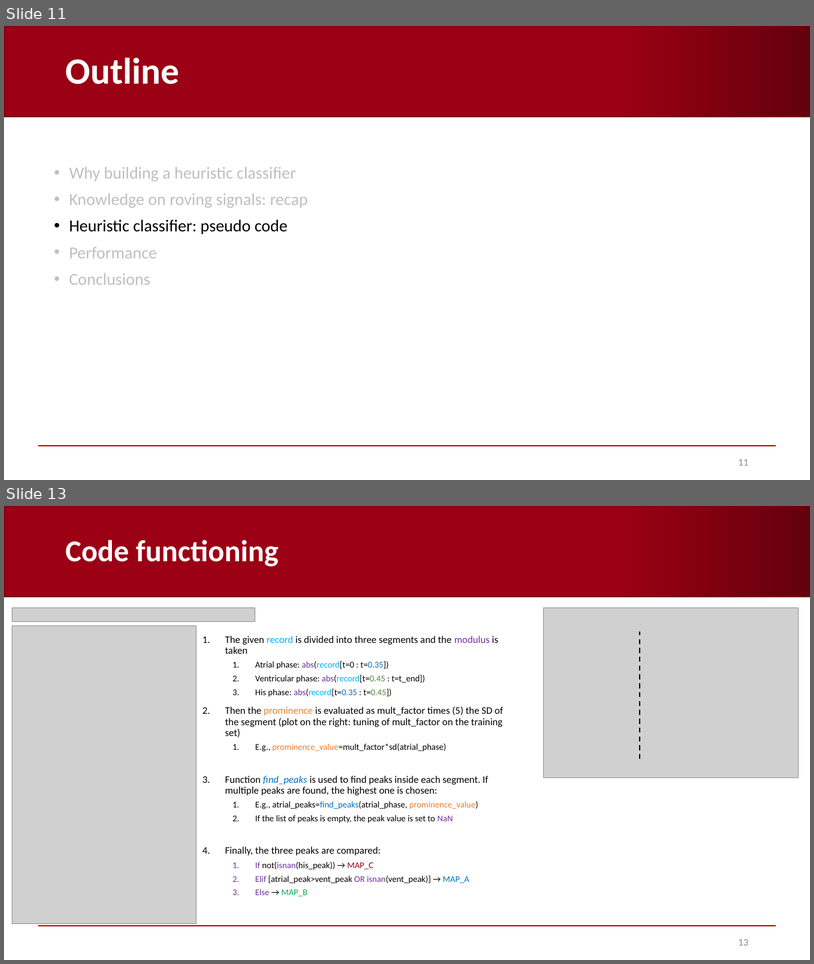
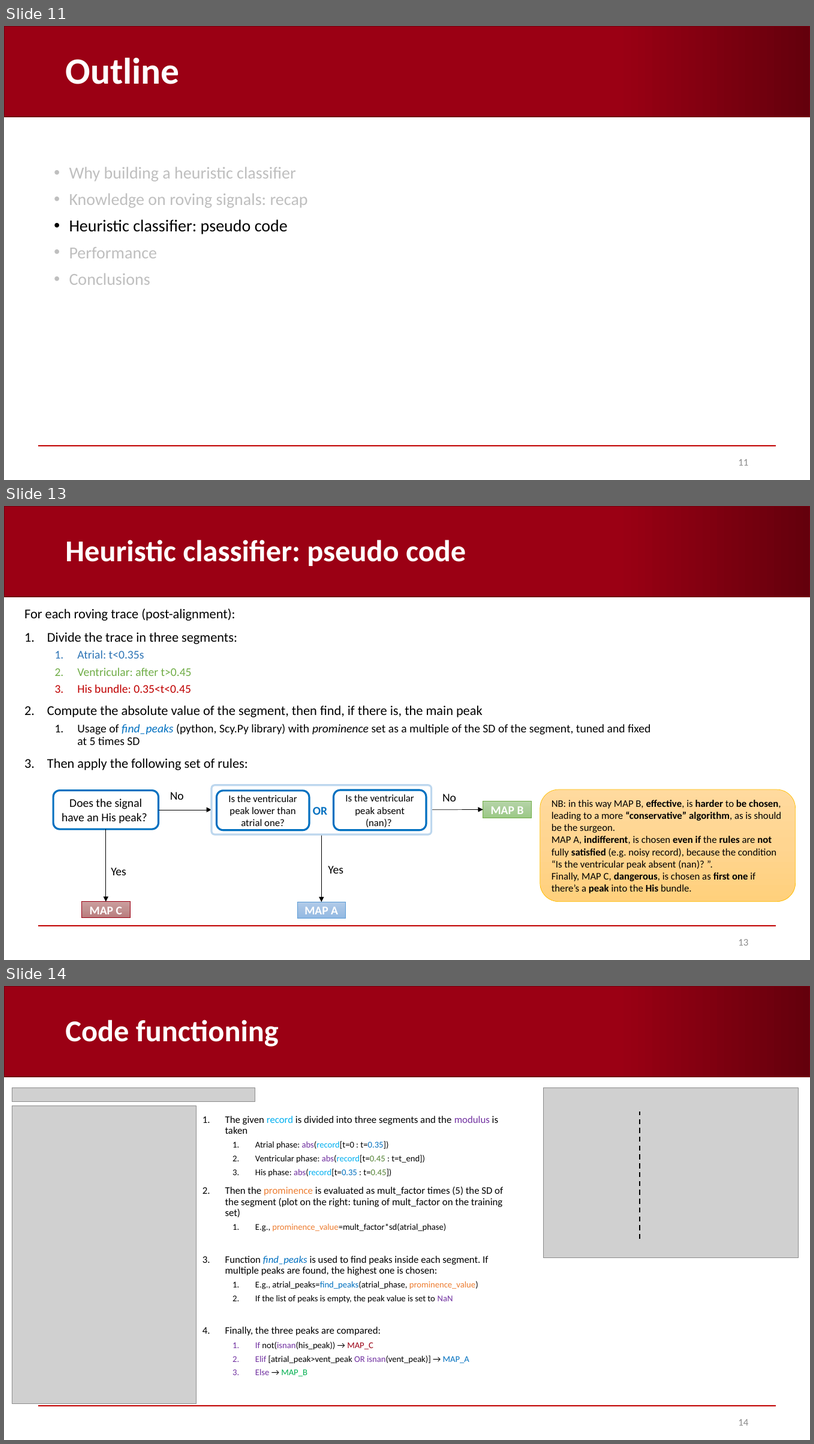
Before and after one commit to AndreaCorrado00/Tesi_magistrale_Corrado_Andrea, a slide deck: Documentation/5. Heuristic classifier.pptx. Shown one above the other, each under a label of ours: slides 11 and 13 before the commit, slides 11, 13 and 14 after it; the slides between them are not shown. The pictures are 814x964 and 814x1444 pixels, drawn with LibreOffice and Linux fonts; fonts in the diff are those of the drawing; grey boxes stand for pictures; background and template pictures are left out. Boxes give left, top, right and bottom in pixels: in the first picture for what was removed or moved away, otherwise in the second. Text is boxed around its words. In the diff, an @@ line names an element or a change of style, - is before the commit and + after.

```diff
--- a/Documentation/5. Heuristic classifier.pptx
+++ b/Documentation/5. Heuristic classifier.pptx
@@ slide 13 added at [4, 506, 810, 960], background #FFFFFF; not listed: 2 template elements that a slide beside it also shows @@
@@ title added at [65, 540, 466, 566], 36 pt, text #FFFFFF, bold @@
+Heuristic classifier: pseudo code
@@ text added at [24, 609, 651, 770], 14 pt, text #000000 @@
+For each roving trace (post-alignment):
+1. Divide the trace in three segments:
+  1. Atrial: t<0.35s
+  2. Ventricular: after t>0.45
+  3. His bundle: 0.35<t<0.45
+2. Compute the absolute value of the segment, then find, if there is, the main peak
+  1. Usage of find_peaks (python, Scy.Py library) with prominence set as a multiple of the SD of the segment, tuned and fixed at 5 times SD
+3. Then apply the following set of rules:
@@ rectangle added at [449, 626, 462, 637], fill #FFFFFF, outline #FFFFFF 1 pt @@
@@ rectangle added at [366, 650, 380, 660], fill #FFFFFF, outline #FFFFFF 1 pt @@
@@ rounded rectangle added at [53, 790, 158, 829], outline #0070C0 2.25 pt, 14 pt, text #000000 @@
+Does the signal have an His peak?
@@ text added at [170, 792, 184, 799], 14 pt, text #000000 @@
+No
@@ text added at [443, 793, 456, 801], 14 pt, text #000000 @@
+No
@@ rounded rectangle added at [540, 789, 796, 901], fill gradient #FFDB9E to #FFD590 to #FFD07C, outline #FFC000 0.5 pt, 12 pt, text #000000 @@
+NB: in this way MAP B, effective, is harder to be chosen, leading to a more “conservative” algorithm, as is should be the surgeon.
+MAP A, indifferent, is chosen even if the rules are not fully satisfied (e.g. noisy record), because the condition “Is the ventricular peak absent (nan)? ”.
+Finally, MAP C, dangerous, is chosen as first one if there’s a peak into the His bundle.
@@ arrow added from (159, 810) to (212, 810), #000000 0.5 pt @@
@@ group added at [212, 785, 432, 834]: 3 rounded rectangles, 1 text @@
+Is the ventricular peak absent (nan)?
+Is the ventricular peak lower than atrial one?
+OR
@@ arrow added from (432, 810) to (483, 809), #000000 0.5 pt @@
@@ rectangle added at [483, 801, 531, 817], fill gradient #B5D5A7 to #AACE9A to #9CC987, outline #70AD47 0.5 pt, 14 pt, text #FFFFFF, bold @@
+MAP B
@@ arrow added from (106, 829) to (106, 901), #000000 0.5 pt @@
@@ arrow added from (321, 834) to (321, 901), #000000 0.5 pt @@
@@ text added at [328, 865, 344, 873], 14 pt, text #000000 @@
+Yes
@@ text added at [111, 867, 126, 875], 14 pt, text #000000 @@
+Yes
@@ rectangle added at [81, 901, 130, 918], fill gradient #CC9D9E to #C19091 to #B97C7D, outline #9B0014 0.5 pt, 14 pt, text #FFFFFF, bold @@
+MAP C
@@ rectangle added at [297, 901, 346, 918], fill gradient #B1CBE9 to #A3C1E5 to #93B9E4, outline #5B9BD5 0.5 pt, 14 pt, text #FFFFFF, bold @@
+MAP A
@@ page number added at [738, 939, 749, 945], 12 pt, text #8C8C8C @@
+13
@@ what was slide 13 is now slide 14 @@
@@ page number at [738, 1419, 749, 1425]: text changed @@
-13
+14
```
Also in this commit, not shown: 3 slides changed, 3 other slides added, 2 other files.
